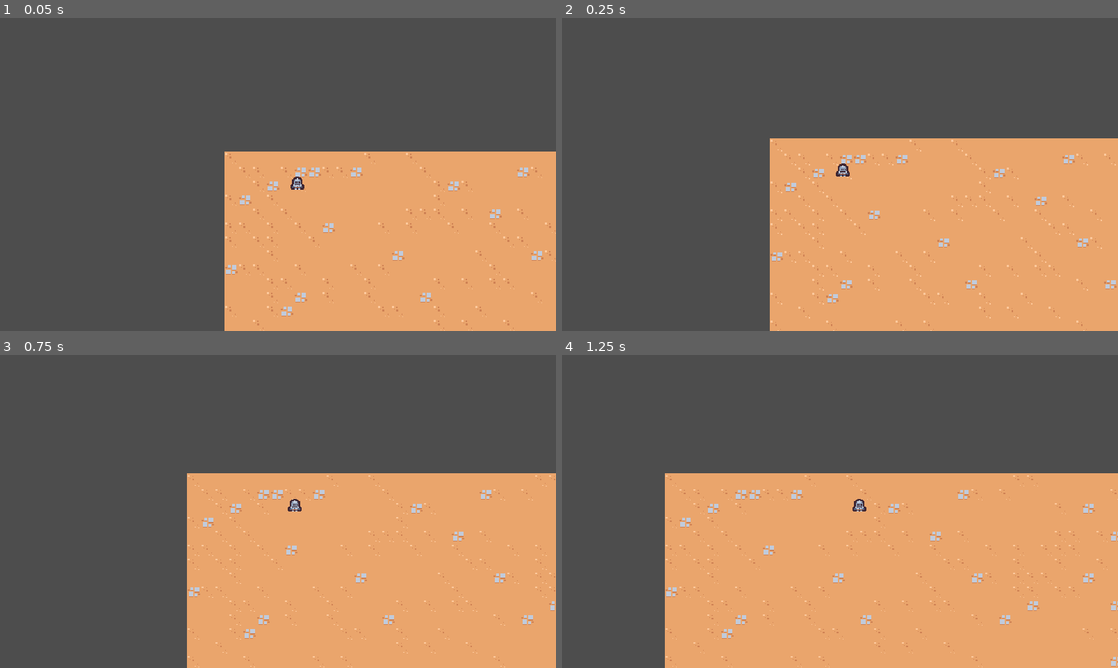
Above: before the commit, frames 1-4 (two rows, left to right).
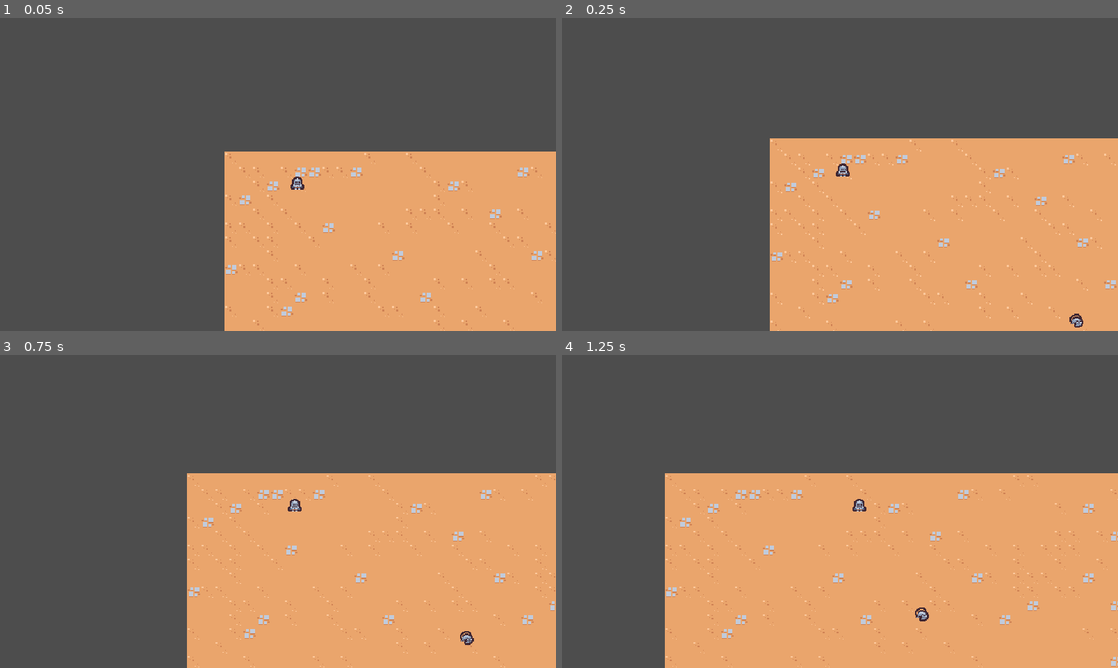
Above: after the commit, the same moments.

Repository: Ian-Ion/2d-survivors-course
Game: Godot game, scene res://scenes/main/main.tscn
Same seed, same stepped clock (60 frames per second), same inputs: the game is played once before the commit and once after it.
Inputs:
- Up to frame 1 (0.05 s): no input
- Up to frame 2 (0.25 s): no input
- Up to frame 3 (0.75 s): hold D (move_right) from 0.53 s (still down)
- Up to frame 4 (1.25 s): keep holding D (move_right)

Frame 1 is identical in both runs. In frame 2, less than 0.1% of the frame differs, in the area x 91-94%, y 94-99%; in frame 3, less than 0.1%; in frame 4, less than 0.1%, in the area x 63-66%, y 80-86%.

Commit message:
Add basic enemy

Diff:
--- /dev/null
+++ b/scenes/basic_enemy/basic_enemy.gd
@@ -0,0 +1,22 @@
+extends CharacterBody2D
+
+const MAX_SPEED = 75
+
+
+# Called when the node enters the scene tree for the first time.
+func _ready() -> void:
+	pass # Replace with function body.
+
+
+# Called every frame. 'delta' is the elapsed time since the previous frame.
+func _process(delta: float) -> void:
+	var direction = get_direction_to_player()
+	velocity = direction * MAX_SPEED
+	move_and_slide()
+
+
+func get_direction_to_player():
+	var player_node = get_tree().get_first_node_in_group("player") as Node2D
+	if player_node != null:
+		return (player_node.global_position - global_position).normalized()
+	return Vector2.ZERO
--- /dev/null
+++ b/scenes/basic_enemy/basic_enemy.tscn
@@ -0,0 +1,18 @@
+[gd_scene load_steps=4 format=3 uid="uid://bvx65m283ts2m"]
+
+[ext_resource type="Texture2D" uid="uid://beei1g5yoqxoe" path="res://scenes/basic_enemy/basic_enemy.png" id="1_0n7p2"]
+[ext_resource type="Script" path="res://scenes/basic_enemy/basic_enemy.gd" id="1_05tkv"]
+
+[sub_resource type="CircleShape2D" id="CircleShape2D_42543"]
+radius = 5.0
+
+[node name="BasicEnemy" type="CharacterBody2D"]
+script = ExtResource("1_05tkv")
+
+[node name="Sprite2D" type="Sprite2D" parent="."]
+texture = ExtResource("1_0n7p2")
+offset = Vector2(0, -4)
+
+[node name="CollisionShape2D" type="CollisionShape2D" parent="."]
+position = Vector2(0, -5)
+shape = SubResource("CircleShape2D_42543")
--- a/scenes/main/main.tscn
+++ b/scenes/main/main.tscn
@@ -1,8 +1,9 @@
-[gd_scene load_steps=4 format=3 uid="uid://c6q3wbxmht2ox"]
+[gd_scene load_steps=5 format=3 uid="uid://c6q3wbxmht2ox"]
 
 [ext_resource type="TileSet" uid="uid://crqs4dsym46lf" path="res://resources/tileset.tres" id="1_0ofmv"]
 [ext_resource type="PackedScene" uid="uid://bci6wtfeyyq0k" path="res://scenes/game_camera/game_camera.tscn" id="1_jb45a"]
 [ext_resource type="PackedScene" uid="uid://vrhfp82ex7cn" path="res://scenes/player/player.tscn" id="1_ndkcf"]
+[ext_resource type="PackedScene" uid="uid://bvx65m283ts2m" path="res://scenes/basic_enemy/basic_enemy.tscn" id="4_oc04t"]
 
 [node name="Main" type="Node"]
 
@@ -15,3 +16,8 @@
 
 [node name="Player" parent="." instance=ExtResource("1_ndkcf")]
 position = Vector2(36, 28)
+collision_layer = 0
+
+[node name="BasicEnemy" parent="." instance=ExtResource("4_oc04t")]
+position = Vector2(321, 208)
+collision_layer = 0
Binary file added: scenes/basic_enemy/basic_enemy.png
Not shown, added: scenes/basic_enemy/basic_enemy.png.import
